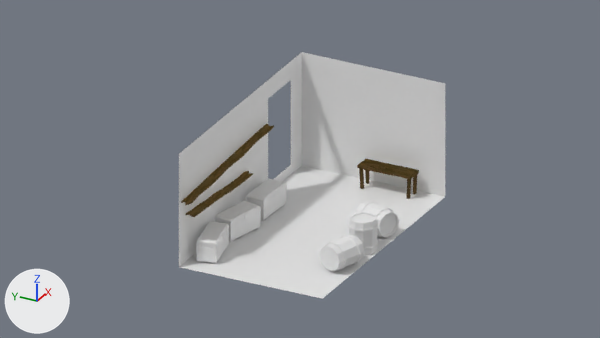
Two versions of the Blender file graphics/Levels/Level-3.blend, one commit apart.
One viewpoint serves both versions: the file's camera 'Camera.001'. Arrows for +X, +Y and +Z are at lower left; the lights stay in place. The older version comes first.

In view in the first picture: 'Barell', 'Barell.001', 'Barell.002', 'Chest', 'Chest.001', 'Chest.002', 'Interior', 'Shelf.002', 'Table' and 4 more.
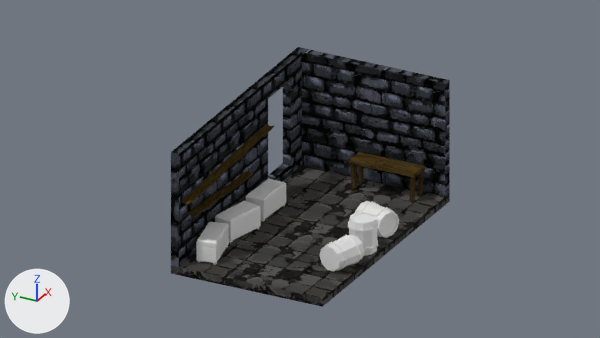
The change, as a list of edits to the scene's bpy script:
```text
Add img_wallttext1bw_png:
    img_wallttext1bw_png = load_image('wallttext1bw.png', '_unpacked/wallttext1bw.png', 256, 256, 'sRGB')
Add img_wallttextblue1_png:
    img_wallttextblue1_png = load_image('wallttextblue1.png', '_unpacked/wallttextblue1.png', 256, 256, 'sRGB')
Add img_floortextred_png:
    img_floortextred_png = load_image('floortextred.png', '_unpacked/floortextred.png', 256, 256, 'sRGB')
Add img_floortextbw_png:
    img_floortextbw_png = load_image('floortextbw.png', '_unpacked/floortextbw.png', 256, 256, 'sRGB')
Add mat_brick_wall_green:
    mat_brick_wall_green = bpy.data.materials.new('Brick-Wall-Green')
    # colours: black #000000, white #ffffff
    # uses the picture img_wallttext1bw_png
    # uses the picture img_wallttextblue1_png
Add mat_brick_floor_green:
    mat_brick_floor_green = bpy.data.materials.new('Brick-Floor-Green')
    # colours: black #000000, white #ffffff
    # uses the picture img_floortextbw_png
    # uses the picture img_floortextred_png
Change me_cube_006:
    used by ob_interior; location = (2.83, 2.55, 0.96)
    remove me_cube_006.from_pydata(...)  # 11 vertices, 6 faces; spans x -4.17..4.79, y -10.65..-5.27, z -1.0..3.17
    add me_cube_006.from_pydata(...)  # 33 vertices, 37 faces; spans x -4.17..5.09, y -10.65..-4.97, z -1.3..3.17
    me_cube_006 part 1
    8 new vertices lie (0.0, 0.3, 0.0) away from vertices in x -4.17..4.79, y -5.27, z -1.0..3.17
    6 new vertices lie (0.3, 0.0, 0.0) away from vertices in x 4.79, y -10.65..-4.97, z -1.0..3.17
    8 new vertices lie (0.0, 0.0, -0.3) away from vertices in x -4.17..5.09, y -10.65..-4.97, z -1.0
    16 new faces join them, mat_brick_wall_green
    15 new faces join them, mat_brick_floor_green
    me_cube_006 part 2: 5 faces spanning x -4.17..4.79, y -10.65..-5.27, z -1.0..3.17 switch from no material to mat_brick_wall_green
    me_cube_006 part 3: 1 face spanning x -4.17..4.79, y -10.65..-5.27, z -1.0 switches from no material to mat_brick_floor_green
    add me_cube_006.materials.append(mat_brick_floor_green)
Change ob_table:
    ob_table.location: (7.3, -6.21, -0.04) -> (7.24, -6.21, -0.04)
    ob_table.scale: (1.0, 1.0, 1.0) -> (1.25, 1.25, 1.25)
```

Where the change shows, as pixel boxes [x1, y1, x2, y2] in the pictures (600 x 338 px):
'Interior', reshaped
    before: [179, 52, 445, 299]
    after: [171, 47, 450, 307]
'Table', moved, rescaled (24% wider, 24% taller)
    before: [357, 159, 419, 199]
    after: [348, 152, 425, 202]
part 1 of me_cube_006, added
    after: [171, 47, 450, 307]
part 2 of me_cube_006, recoloured (white to black)
    both: [179, 52, 445, 267]
part 3 of me_cube_006, recoloured (white to black)
    both: [180, 165, 445, 299]
